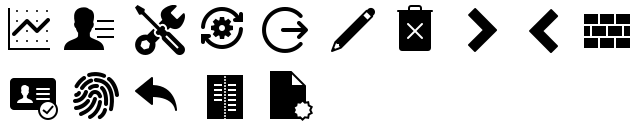
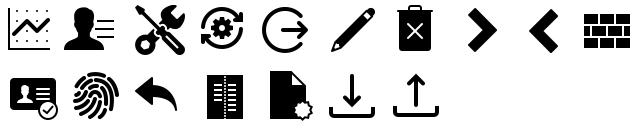
The second (640, 128) image is a revision of the first. Changes to its layers:
added layer "import" above "export" over [393, 73, 439, 117]
added layer "export" above "new" over [329, 73, 375, 118]
